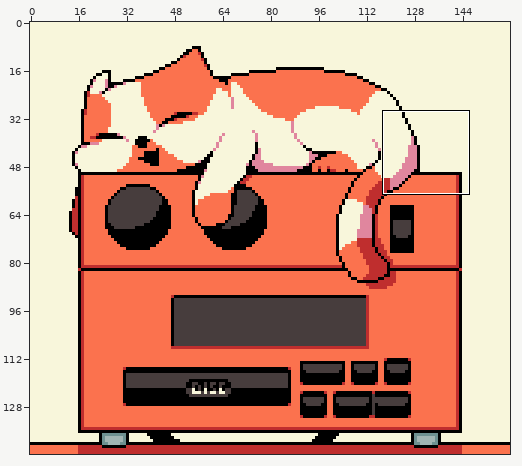
File history of a sprite sheet, data/bg/jukebox_dx.png. The first picture is a wide view before the edit; the outline marks the close-up.
Close-up. First the earlier version:
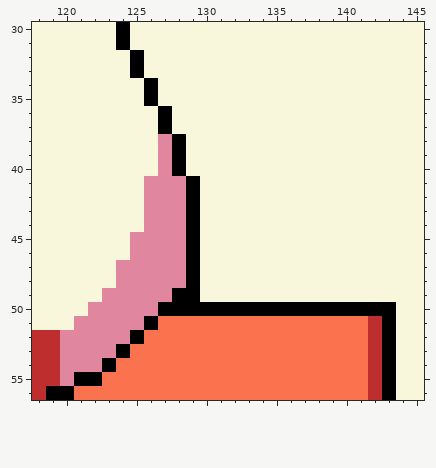
The file is 160x144 pixels. Shown: x 118..145, y 30..56.
Now the later version:
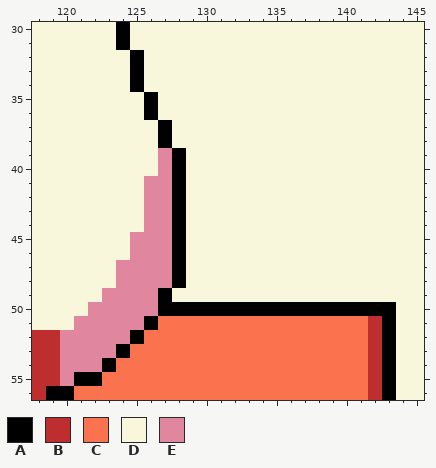
Palette (. is transparent): A #000000  B #bf2e2e  C #fb724e  D #f8f6db  E #e0869e
From old to new:
{"y":34,"x":125,"old":"DA","new":"AD"}
{"y":36,"x":126,"old":"DA","new":"AD"}
{"y":38,"x":127,"old":"EA","new":"AD"}
{"y":41,"x":128,"old":"EA","new":"AD"}
{"y":42,"x":128,"old":"EA","new":"AD"}
{"y":43,"x":128,"old":"EA","new":"AD"}
{"y":44,"x":128,"old":"EA","new":"AD"}
{"y":45,"x":128,"old":"EA","new":"AD"}
{"y":46,"x":128,"old":"EA","new":"AD"}
{"y":47,"x":128,"old":"EA","new":"AD"}
{"y":48,"x":128,"old":"EA","new":"AD"}
{"y":49,"x":127,"old":"EAA","new":"ADD"}
{"label":"changed","picture_box":[130,78,200,302]}
